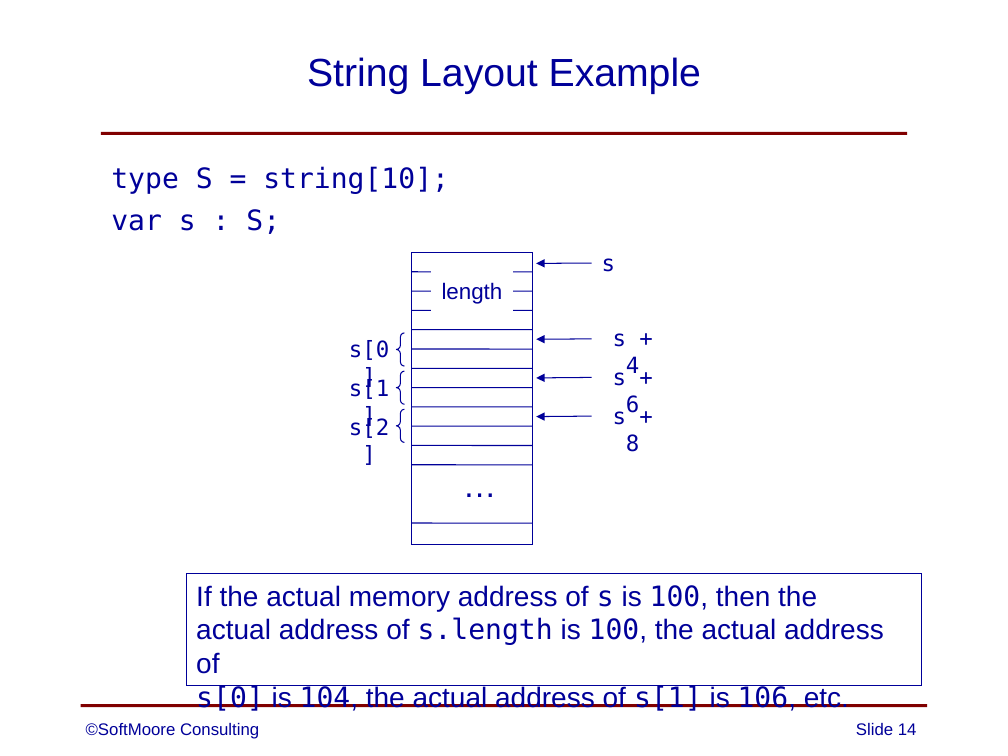
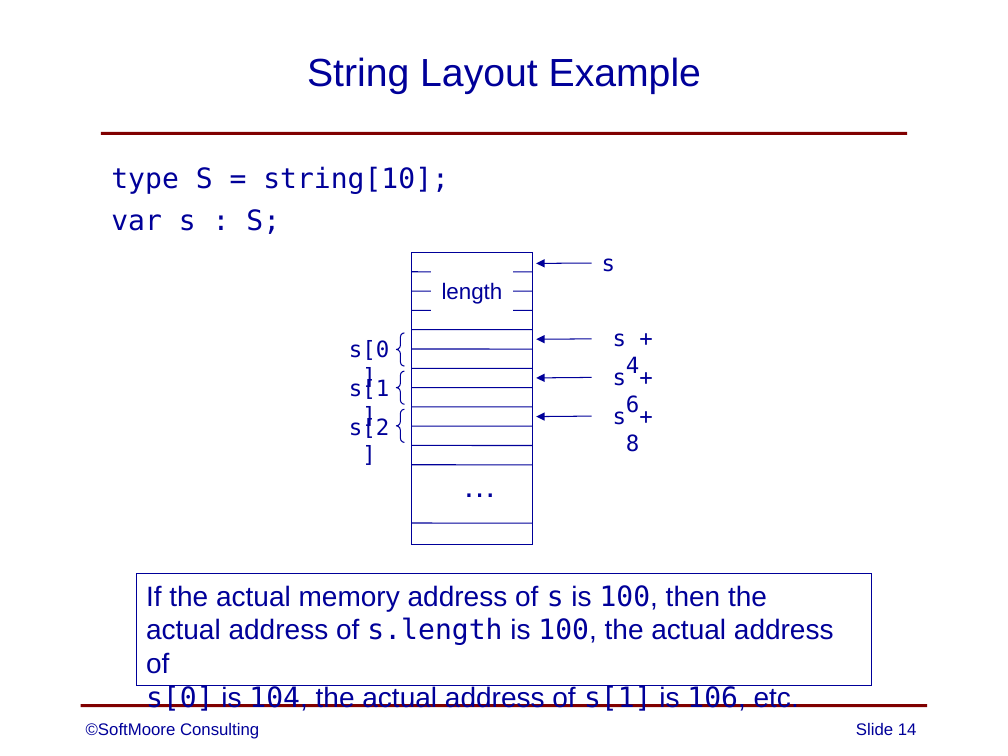
Before and after one commit to SoftMoore/CPRL-Kt-2nd, a slide deck: slide 14 of PowerPoints/15 - Strings.pptx. Drawn at 1008x756 pixels with LibreOffice and Linux fonts; fonts in the diff are those of the drawing. Boxes give left, top, right and bottom in pixels: in the first picture for what was removed or moved away, otherwise in the second. Text is boxed around its words. In the diff, an @@ line names an element or a change of style, - is before the commit and + after.

```diff
--- a/PowerPoints/15 - Strings.pptx
+++ b/PowerPoints/15 - Strings.pptx
@@ rectangle "If the actual memory address ..." moved from (x1=186, y1=574, x2=922, y2=685) to (x1=136, y1=574, x2=872, y2=685) @@
```
Also in this commit, not shown: 2 other slides changed.
